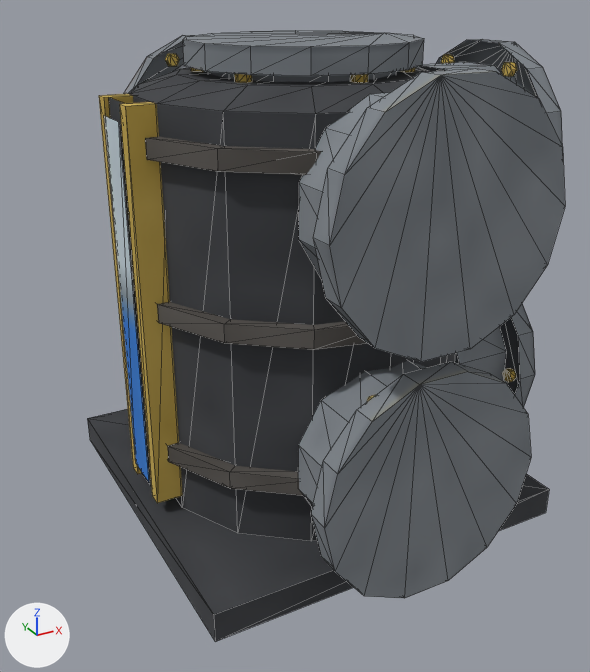
An edit to the OBJ model src/main/resources/assets/eln/model/tankiron/tankiron.obj, drawn before and after from the same camera.
Camera for both pictures: a 50 mm camera at (-0.83, -1.478, 0.608) aimed at (-0.037, -0.036, -0.113). Lighting does not change. The marker at lower left points along +X, +Y and +Z. The first picture is the older version. Mesh edges are drawn as thin lines. Where no turn or scale is listed for an object, it has been applied to the vertices.

In view in the first picture: 'glass', 'level', 'ports', 'shell'.
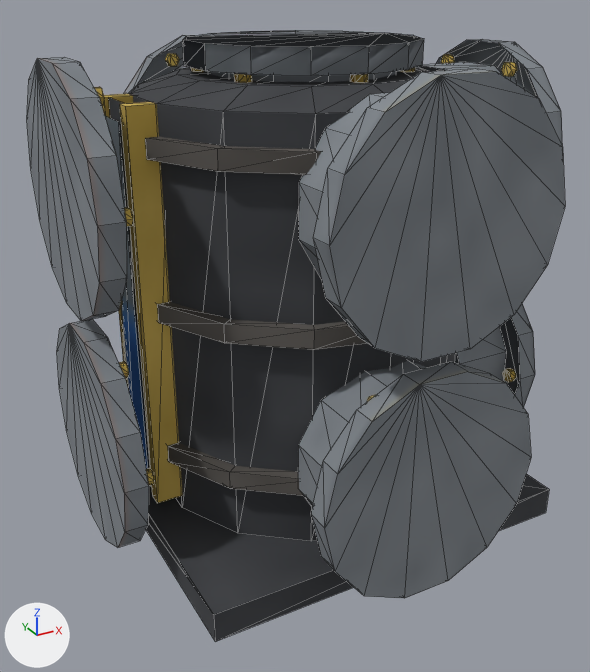
The change, as a list of edits to the scene's bpy script:
```text
Add me_disc_low:
    me_disc_low.from_pydata(...)  # 100 vertices, 148 faces; spans x -0.5..-0.438, y -0.234..0.234, z -0.478..-0.022
    me_disc_low.materials.append(mat_atlas)  # picture img_tex_png
Add me_disc_high:
    me_disc_high.from_pydata(...)  # 100 vertices, 148 faces; spans x -0.5..-0.438, y -0.234..0.234, z 0.022..0.478
    me_disc_high.materials.append(mat_atlas)  # picture img_tex_png
Add ob_disc_low:
    ob_disc_low = bpy.data.objects.new('disc_low', me_disc_low)
    ob_disc_low.location = (0.0, 0.0, 0.0)
Add ob_disc_high:
    ob_disc_high = bpy.data.objects.new('disc_high', me_disc_high)
    ob_disc_high.location = (0.0, 0.0, 0.0)
```

Where the change shows, as pixel boxes (x1, y1, x2, y2) in the pictures (590 x 672 px):
'disc_high', added: after (27, 57, 133, 321)
'disc_low', added: after (57, 319, 154, 547)
